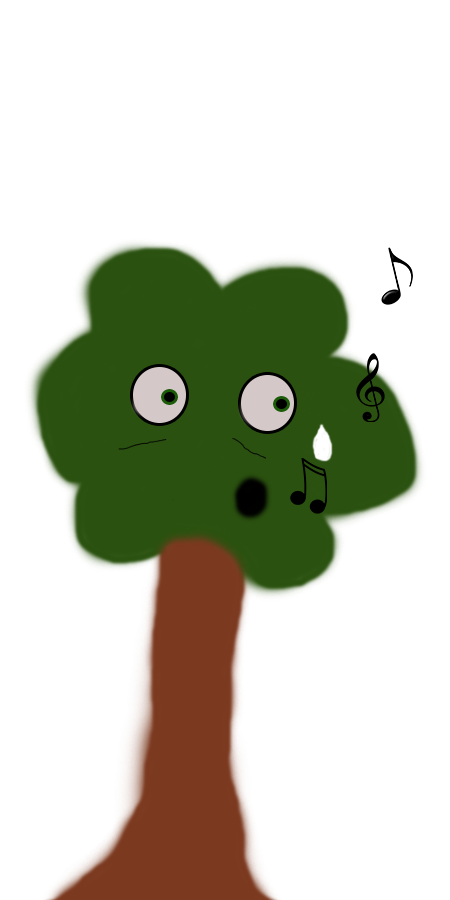
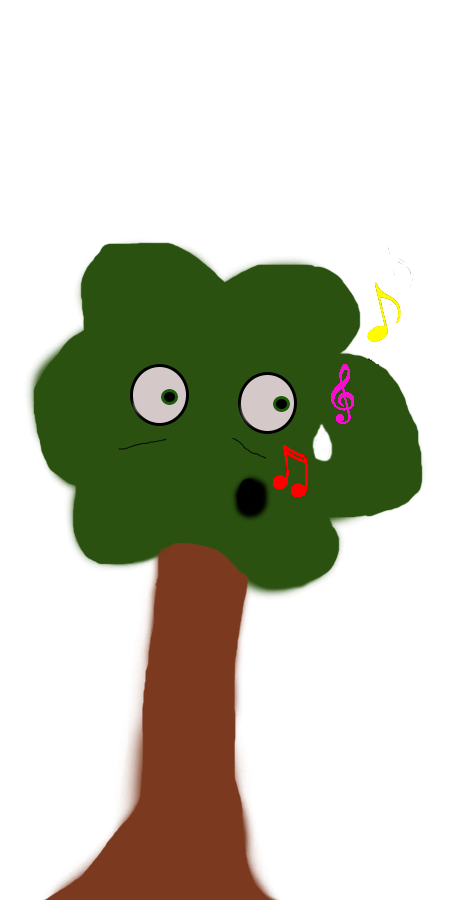
Two versions of the same layered image (450px x 900px). Layer-by-layer changes:
painted on "note2" over [367, 247, 413, 343]
added layer "note3" (1st of 2) above "note" over [331, 364, 354, 424]
painted on "note" over [273, 445, 327, 514]
painted on "Calque 1" over [33, 242, 426, 900]
moved "note3" (2nd of 2) below "Calque 1", painted on it over [25, 239, 426, 900]
